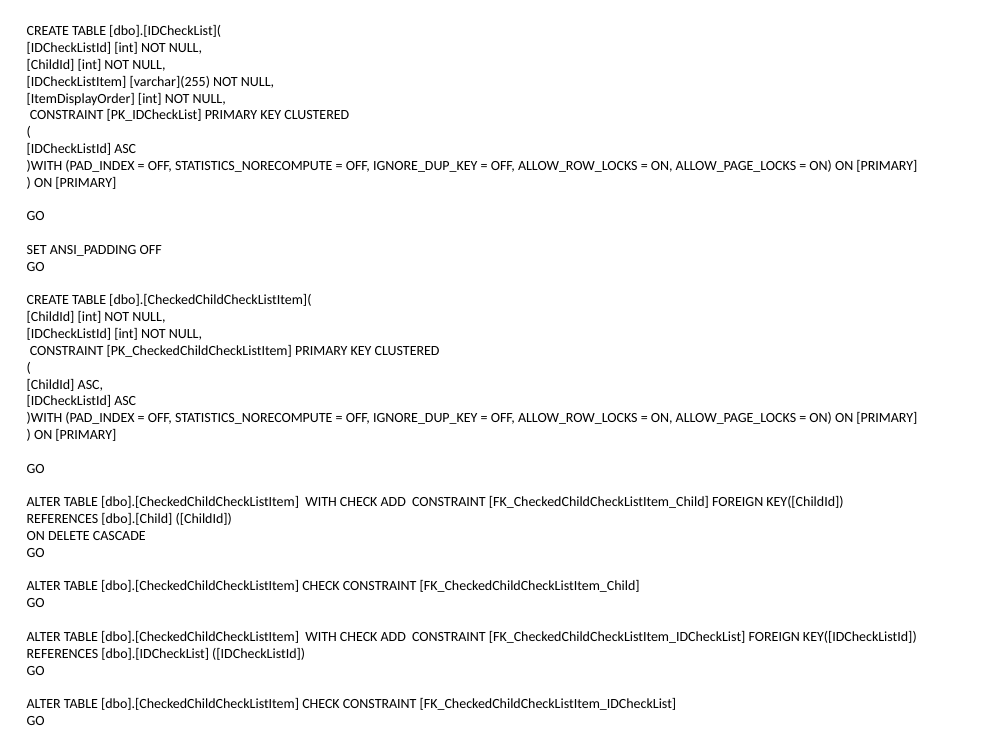
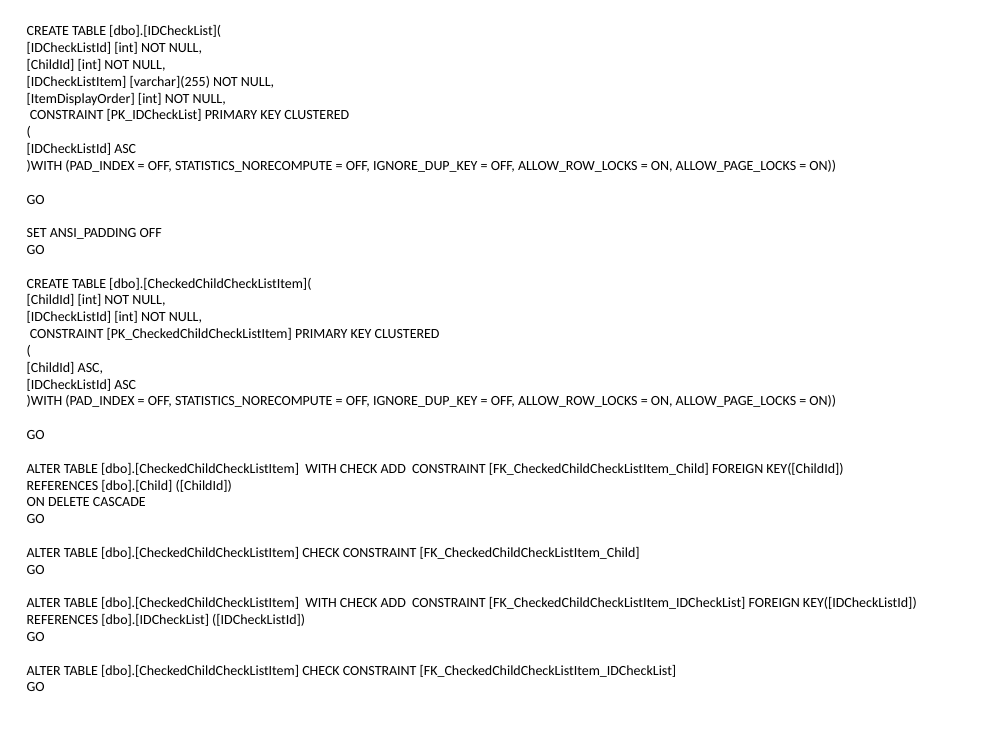
Before and after one commit to Magenic/MissingChildrenMinnesota, a slide deck: slide 9 of Docs/MCM Application Flow.pptx. Drawn at 1008x756 pixels with LibreOffice and Linux fonts; fonts in the diff are those of the drawing. Boxes give left, top, right and bottom in pixels: in the first picture for what was removed or moved away, otherwise in the second. Text is boxed around its words. In the diff, an @@ line names an element or a change of style, - is before the commit and + after.

```diff
--- a/Docs/MCM Application Flow.pptx
+++ b/Docs/MCM Application Flow.pptx
@@ text at <box>27,160,836,172</box>: text changed @@
-)WITH (PAD_INDEX = OFF, STATISTICS_NORECOMPUTE = OFF, IGNORE_DUP_KEY = OFF, ALLOW_ROW_LOCKS = ON, ALLOW_PAGE_LOCKS = ON) ON [PRIMARY]
-) ON [PRIMARY]
+)WITH (PAD_INDEX = OFF, STATISTICS_NORECOMPUTE = OFF, IGNORE_DUP_KEY = OFF, ALLOW_ROW_LOCKS = ON, ALLOW_PAGE_LOCKS = ON))
@@ text at <box>27,395,836,407</box>: text changed @@
-)WITH (PAD_INDEX = OFF, STATISTICS_NORECOMPUTE = OFF, IGNORE_DUP_KEY = OFF, ALLOW_ROW_LOCKS = ON, ALLOW_PAGE_LOCKS = ON) ON [PRIMARY]
-) ON [PRIMARY]
+)WITH (PAD_INDEX = OFF, STATISTICS_NORECOMPUTE = OFF, IGNORE_DUP_KEY = OFF, ALLOW_ROW_LOCKS = ON, ALLOW_PAGE_LOCKS = ON))
```
Also in this commit, not shown: 3 other slides changed.
